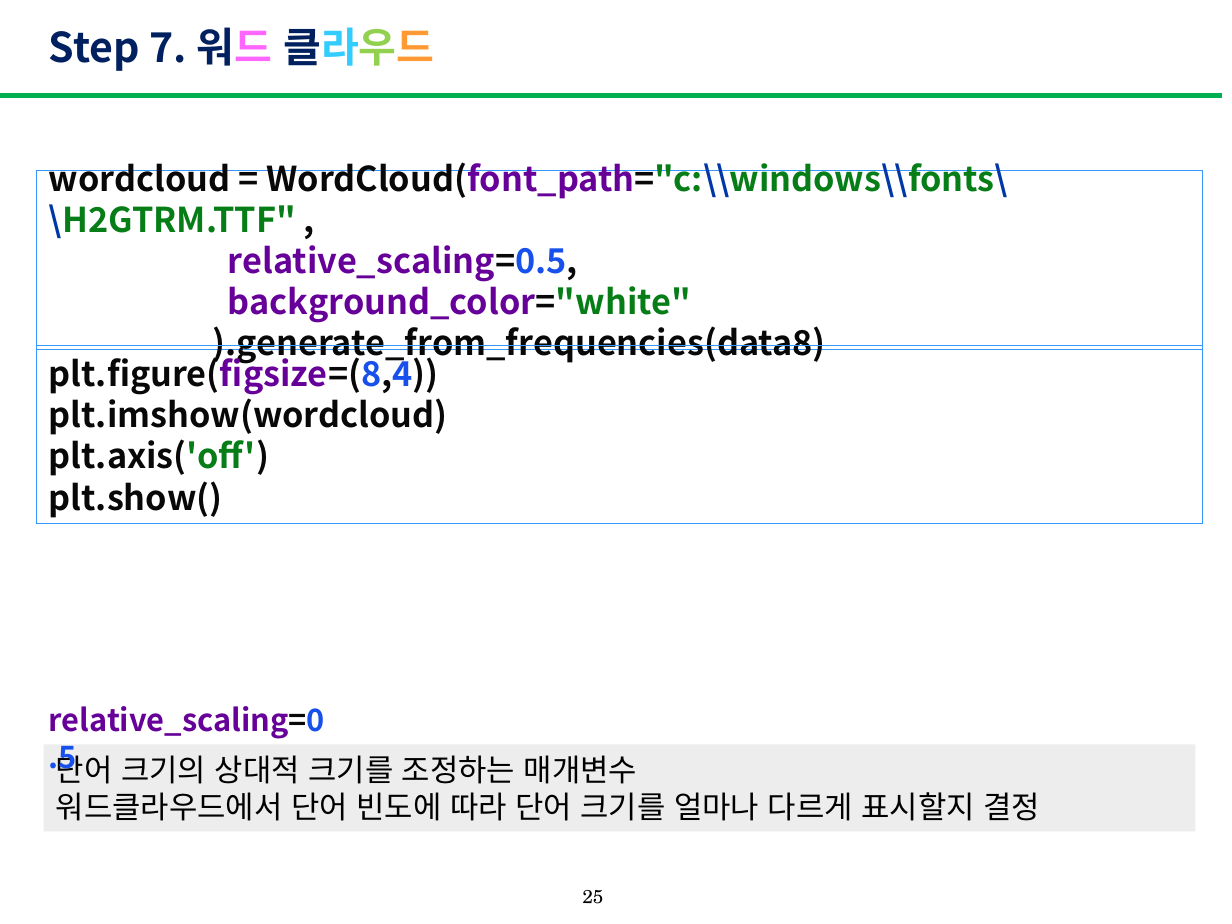
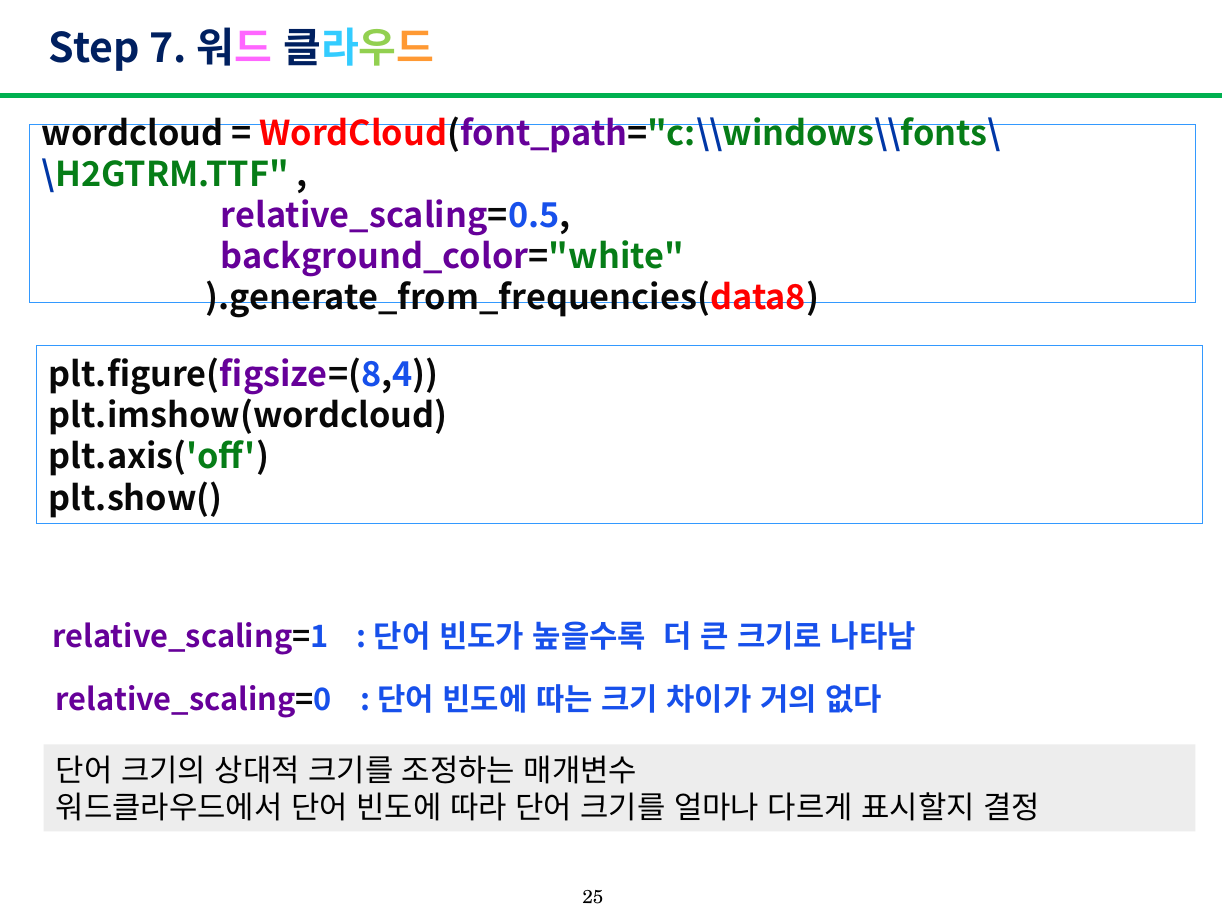
Before and after one commit to yoon-hyosun/PA, a slide deck: slide 25 of 한국어분석과워드클라우드_4.pptx. Drawn at 1232x924 pixels with LibreOffice and Linux fonts; fonts in the diff are those of the drawing. Boxes give left, top, right and bottom in pixels: in the first picture for what was removed or moved away, otherwise in the second. Text is boxed around its words. In the diff, an @@ line names an element or a change of style, - is before the commit and + after.

```diff
--- a/한국어분석과워드클라우드_4.pptx
+++ b/한국어분석과워드클라우드_4.pptx
@@ rectangle "wordcloud = WordCloud(font_path="c:\\windows\\fonts\\H2GTRM. ...": place and size @@
-rectangle "wordcloud = WordCloud(font_path="c:\\windows\\fonts\\H2GTRM. ..." at (37,171,1202,350)
+rectangle "wordcloud = WordCloud(font_path="c:\\windows\\fonts\\H2GTRM. ..." at (30,124,1195,303)
@@ rectangle "wordcloud = WordCloud(font_path="c:\\windows\\fonts\\H2GTRM. ..." at (30,124,1195,303): text colour #080808 to #FF0000 in "WordCloud(font_path="c:\\windows\\fonts\\H2GTRM.TTF" ).gener ..." @@
@@ text at (52,621,916,655): text changed; text colour #660099 to #1750EB @@
-relative_scaling=0.5
+relative_scaling=1 : 단어 빈도가 높을수록 더 큰 크기로 나타남
@@ text added at (56,684,883,718), 18 pt, text #1750EB, bold @@
+relative_scaling=0 : 단어 빈도에 따는 크기 차이가 거의 없다
```
Also in this commit, not shown: 31 other slides changed, 8 slides added, 2 slides removed.
